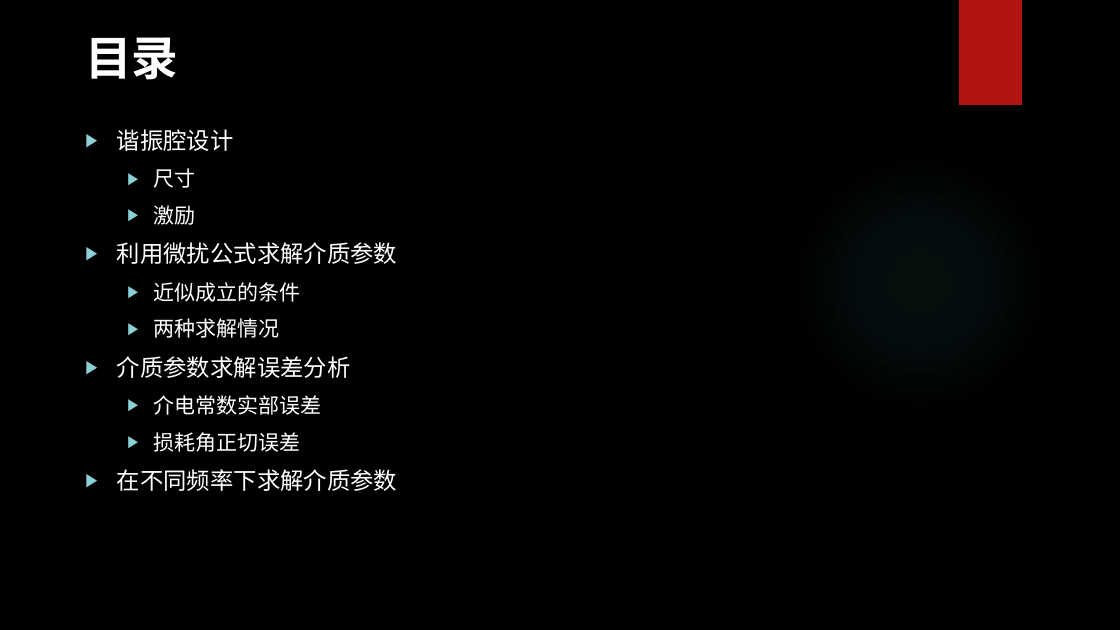
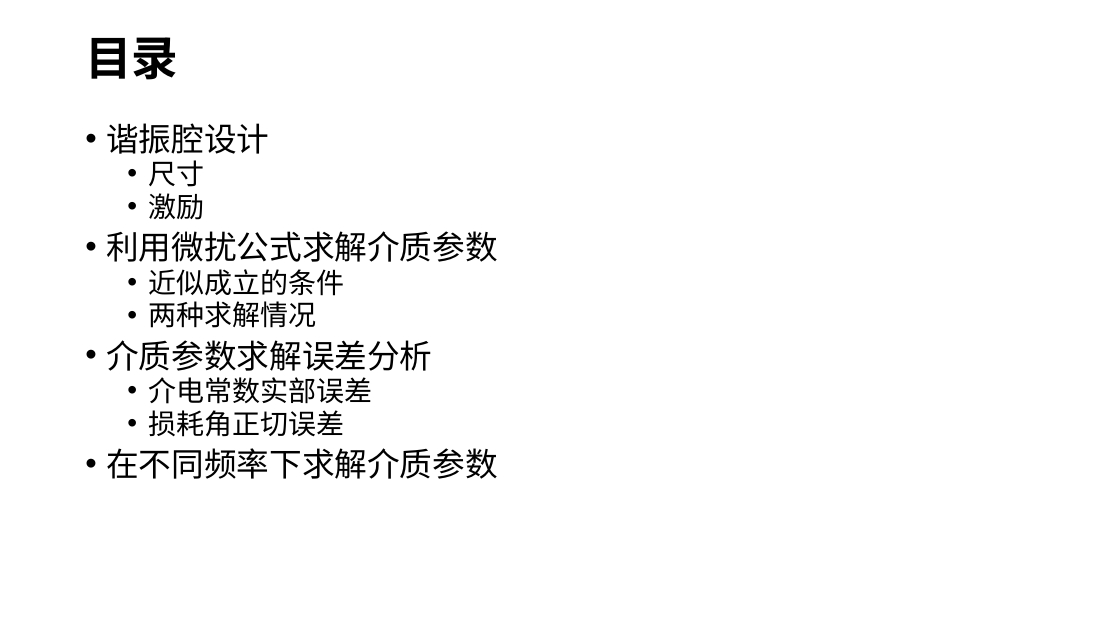
Before and after one commit to ddomax/presentation, a slide deck: slide 2 of 微波谐振腔.pptx. Drawn at 1120x630 pixels with LibreOffice and Linux fonts; fonts in the diff are those of the drawing; background and template pictures are left out. Boxes give left, top, right and bottom in pixels: in the first picture for what was removed or moved away, otherwise in the second. Text is boxed around its words. In the diff, an @@ line names an element or a change of style, - is before the commit and + after.

```diff
--- a/微波谐振腔.pptx
+++ b/微波谐振腔.pptx
@@ background picture (left out) to #FFFFFF @@
@@ text "目录" at [85,37,178,80]: text colour #FFFFFF to #000000 @@
@@ rectangle removed at [959,0,1022,105] @@
@@ text "谐振腔设计" at [106,123,497,479]: size 20 to 28 pt in "谐振腔设计", "利用微扰公式求解介质参数", "介质参数求解误差分析", "在不同频率下求解介质参数"; text colour #FFFFFF to #000000; size 18 to 24 pt in "尺寸", "激励", "近似成立的条件", "两种求解情况" and 2 more places; bullet ▶ to •; line spacing 1 to 0.8; less space between paragraphs @@
@@ ellipse removed at [791,154,1049,413] @@
```
Also in this commit, not shown: 15 other slides changed, 2 slides added, 1 slide removed, 1 other file.
